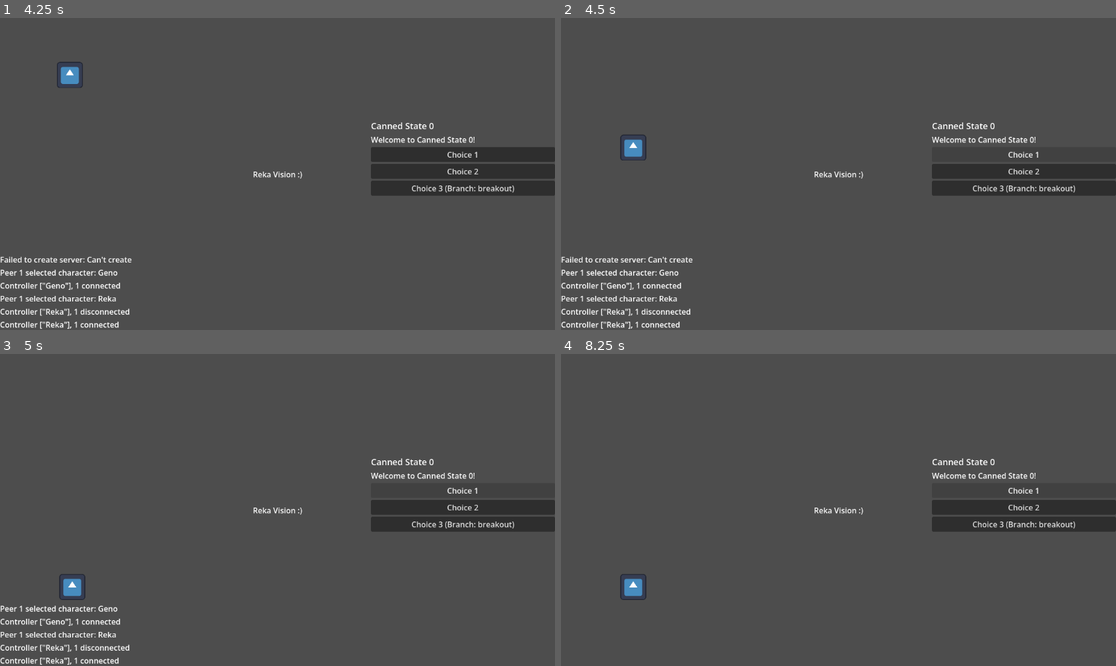
Above: before the commit, frames 1-4 (two rows, left to right).
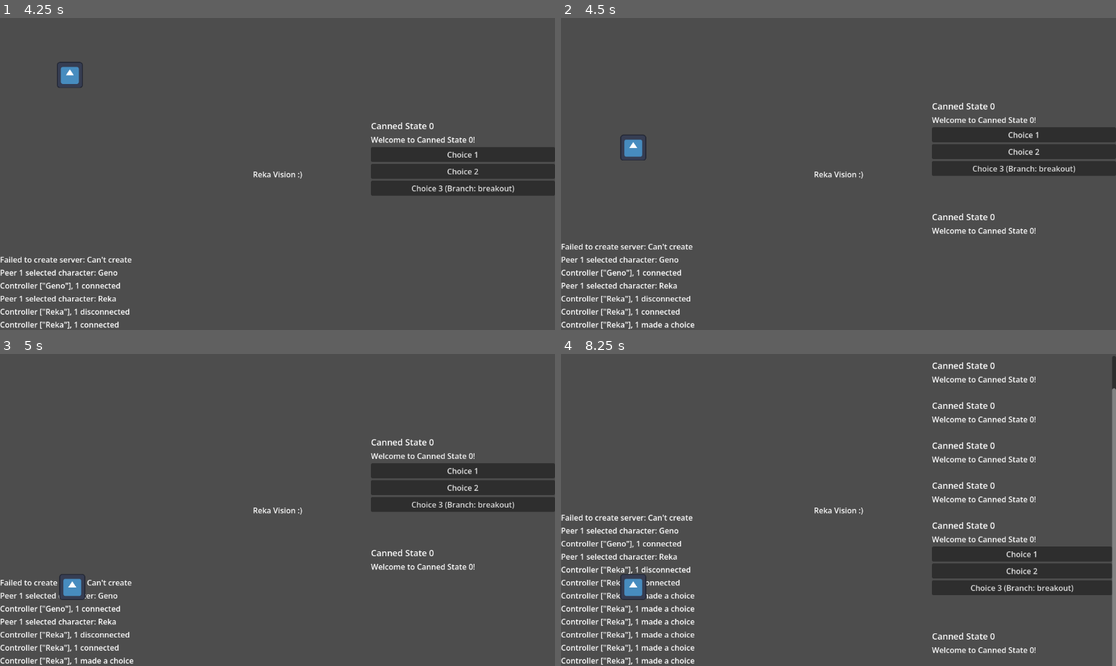
Above: after the commit, the same moments.

Repository: Roboticy3/Louder
Game: Godot game, scene res://demos/september/main_menu.tscn
Same seed, same stepped clock (60 frames per second), same inputs: the game is played once before the commit and once after it. The engine's default icon, where the game draws it, is replaced by a stand-in: a white triangle on a blue panel in a dark square.
Inputs (mouse positions are in pixels of both pictures, inside the frame that each line leads up to):
- Up to frame 1 (4.25 s): click (283, 167) at 0.52 s; type "12" at 0.6 s; click "HOST GAME" at 1.25 s; click "GO" at 2 s; click (138, 180) at 2.77 s; tap Enter (ui_accept) at 3.5, 3.77 s; move the mouse to (399, 158) at 3.52 s; hold Right (ui_right) from 3.53 s (still down); hold M (lobby_character_select) from 3.53 s (still down); click (399, 158) at 3.67 s
- Up to frame 2 (4.5 s): release Right (ui_right) at 4.25 s; release M (lobby_character_select) at 4.25 s; click "Choice 1" at 4.25 s
- Up to frame 3 (5 s): no input
- Up to frame 4 (8.25 s): click "Choice 1" at 5 s; click "Choice 2" at 5.75 s; click "Choice 1" at 6.5 s; click "Choice 1" at 7.25 s; click "Choice 1" at 8 s

Frame 1 is identical in both runs. In frame 2, 6.3% of the frame differs, in the area x 0-100%, y 27-100%; in frame 3, 6.2%; in frame 4, 13%, in the area x 0-100%, y 0-100%.

Commit message:
full event loop confirmed

Diff:
--- a/editor/demos/september/network/controller_event_layer.gd
+++ b/editor/demos/september/network/controller_event_layer.gd
@@ -28,7 +28,7 @@
 	var sync_paths:Array = []
 	for c in get_tree().get_nodes_in_group(controller_group):
 		if c is PSController:
-			if c.get_branch() == controller.get_branch():
+			if c != controller and c.get_branch() == controller.get_branch():
 				#don't sync the controllers yet.
 				#sync_controller_data will call locally too and handle that
 				sync_paths.append(c.get_path())
--- a/editor/demos/september/ui/main_dialogue_view.tscn
+++ b/editor/demos/september/ui/main_dialogue_view.tscn
@@ -32,17 +32,17 @@
 anchor_bottom = 1.0
 grow_horizontal = 2
 grow_vertical = 2
-follow_focus = true
 horizontal_scroll_mode = 0
 scroll_hint_mode = 3
 
-[node name="Feed" type="VBoxContainer" parent="ScrollContainer" unique_id=233767170]
+[node name="Feed" type="VBoxContainer" parent="ScrollContainer" unique_id=233767170 node_paths=PackedStringArray("scroll_container")]
 layout_mode = 2
 size_flags_horizontal = 3
 size_flags_vertical = 4
 alignment = 2
 script = ExtResource("2_wqg5q")
 dialogue_item = ExtResource("3_lqc4t")
+scroll_container = NodePath("..")
 
 [node name="Spacer2" type="Control" parent="ScrollContainer/Feed" unique_id=196536609 node_paths=PackedStringArray("container")]
 custom_minimum_size = Vector2(0, 200)
--- a/editor/demos/september/ui/scrolling_dialogue_feed.gd
+++ b/editor/demos/september/ui/scrolling_dialogue_feed.gd
@@ -2,19 +2,17 @@
 
 const BodyProperties := PSObjects.BodyProperties
 
-@export var insert_index := 1
+@export var insert_index := -2
+@export var remove_index := 1
 @export var dialogue_item:PackedScene
 @export var max_items := 100
+@export var scroll_container:ScrollContainer
 
 var item_count := 0
-var last_item = null
 
 func push_item(body:Dictionary[BodyProperties, Variant]):
-	if last_item and last_item.has_method("clear_choices"):
-		last_item.clear_choices()
-
 	while item_count >= max_items:
-		var child := get_child(insert_index)
+		var child := get_child(remove_index)
 		remove_child(child)
 		child.queue_free()
 		item_count -= 1
@@ -22,8 +20,20 @@
 	var item := dialogue_item.instantiate()
 	if item.has_method("import"):
 		item.import(body)
+	if item.has_signal("choice_pressed"):
+		item.choice_pressed.connect(_on_item_choice_pressed)
 	add_child(item)
-	move_child(item, insert_index + item_count)
+	move_child(item, insert_index)
+
+	var tween := create_tween()
+	var vscrollbar := scroll_container.get_v_scroll_bar()
+	tween.tween_property(vscrollbar, "value", vscrollbar.max_value, 0.5).set_ease(Tween.EASE_IN_OUT)
+
+
+func _on_item_choice_pressed(choice: String) -> void:
+	var controller := ControllerEventLayer.get_connected_controller()
+	if is_instance_valid(controller):
+		ControllerEventLayer.send_choice_to_server(controller, choice)
 
 func clear():
 	for c in get_children():
--- a/editor/demos/september/ui/scrolling_dialogue_item.gd
+++ b/editor/demos/september/ui/scrolling_dialogue_item.gd
@@ -12,6 +12,10 @@
 	for c in element_container.get_children():
 		element_container.remove_child(c)
 		c.queue_free()
+
+	var index := get_index()
+	var index_label := Label.new()
+	index_label.text = str(index)
 
 	var speaker := str(data.get(BodyProperties.speaker, ""))
 	if !speaker.is_empty():
@@ -34,6 +38,7 @@
 		button.pressed.connect(_on_choice_pressed.bind(button.text))
 		element_container.add_child(button)
 
+
 func clear_choices() -> void:
 	for c in element_container.get_children():
 		if c is Button:
@@ -41,4 +46,5 @@
 			c.queue_free()
 
 func _on_choice_pressed(choice: String) -> void:
+	clear_choices()
 	choice_pressed.emit(choice)
